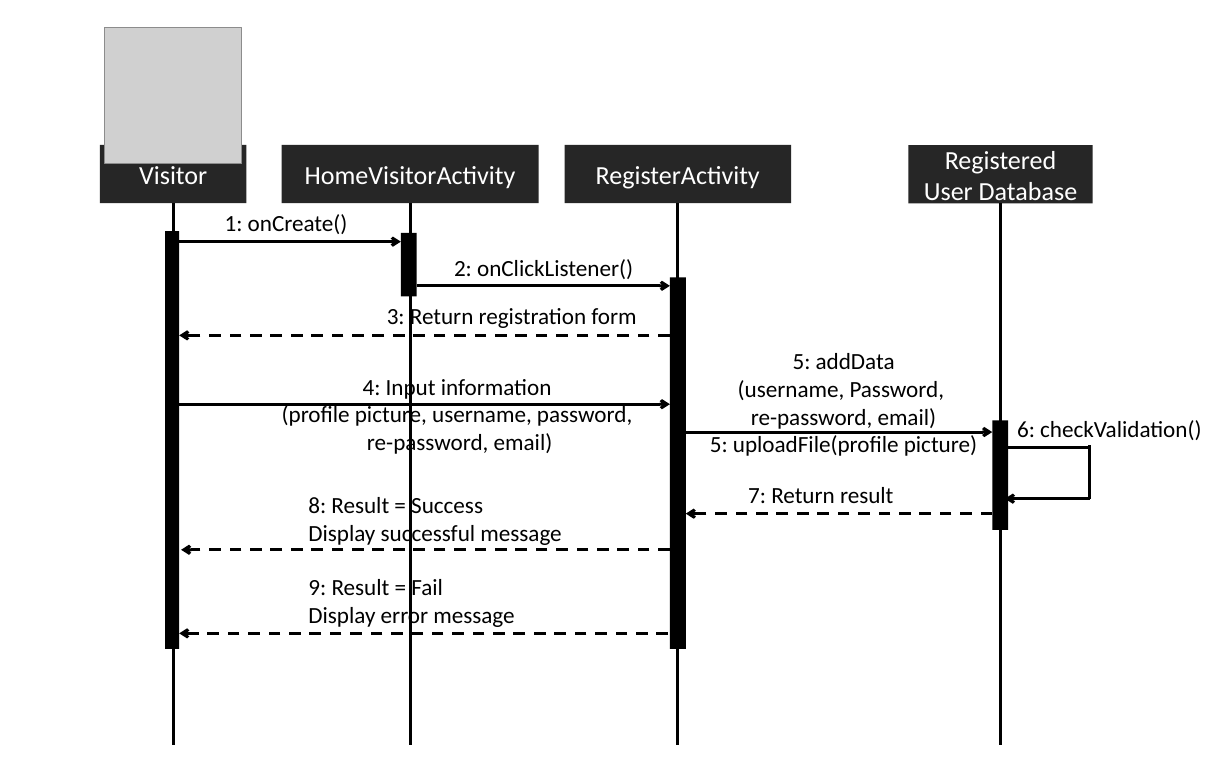
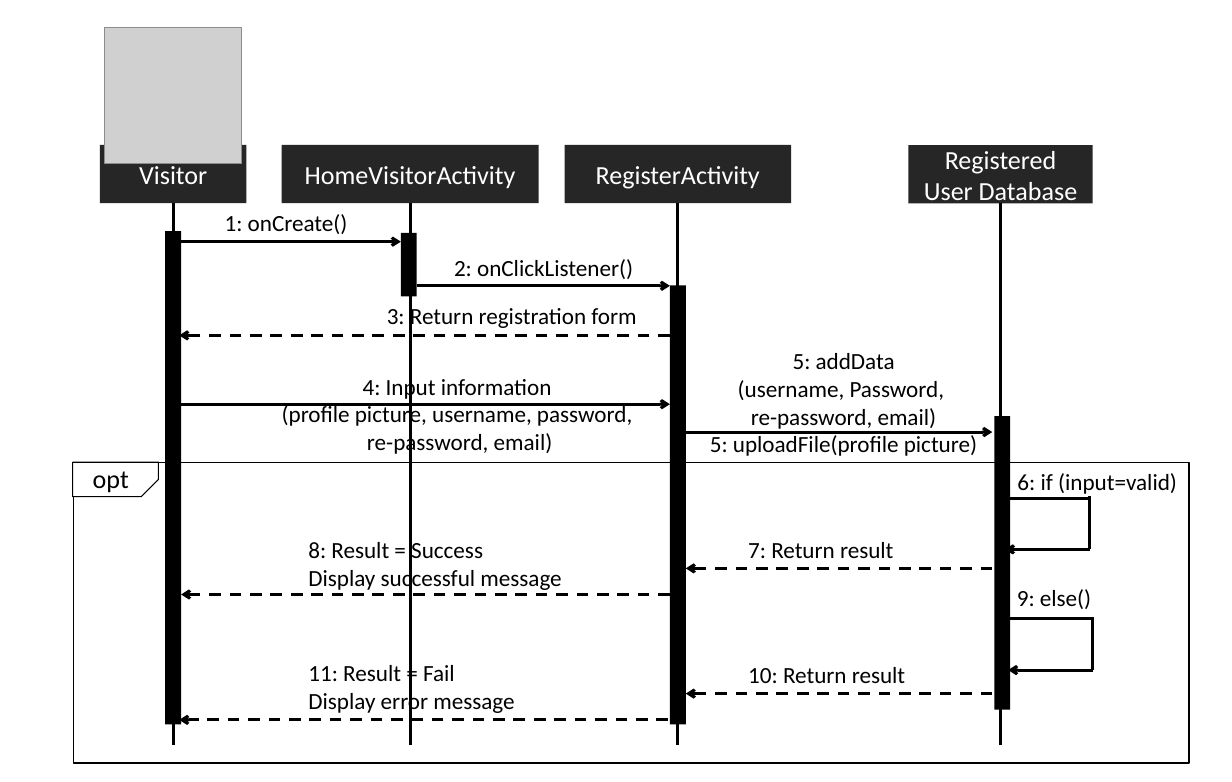
Before and after one commit to asciidaitoon/HanDIYcraft, a slide deck: slide 1 of Design/SQ mobile.pptx. Drawn at 1232x782 pixels with LibreOffice and Linux fonts; fonts in the diff are those of the drawing; grey boxes stand for pictures. Boxes give left, top, right and bottom in pixels: in the first picture for what was removed or moved away, otherwise in the second. Text is boxed around its words. In the diff, an @@ line names an element or a change of style, - is before the commit and + after.

```diff
--- a/Design/SQ mobile.pptx
+++ b/Design/SQ mobile.pptx
@@ rectangle: place and size @@
-rectangle at box(165, 232, 178, 650)
+rectangle at box(165, 232, 180, 725)
@@ rectangle: place and size @@
-rectangle at box(670, 277, 685, 649)
+rectangle at box(670, 286, 685, 725)
@@ rectangle: place and size @@
-rectangle at box(992, 420, 1008, 530)
+rectangle at box(994, 416, 1010, 709)
@@ snip rect added at box(73, 463, 158, 497), fill #FFFFFF, outline #000000 0.75 pt @@
@@ rectangle added at box(74, 462, 1189, 763), outline #000000 1 pt @@
@@ text added at box(93, 471, 129, 493), 18 pt, text #000000 @@
+opt
@@ text at box(1017, 473, 1177, 494): text changed @@
-6: checkValidation()
+6: if (input=valid)
@@ 2 lines, 1 arrow: place and size @@
-2 lines, 1 arrow at box(1005, 445, 1090, 499)
+2 lines, 1 arrow at box(1005, 497, 1090, 550)
@@ text "8: Result = Success": place and size @@
-text "8: Result = Success" at box(308, 494, 561, 547)
+text "8: Result = Success" at box(308, 538, 561, 592)
@@ text "7: Return result": place and size @@
-text "7: Return result" at box(748, 487, 893, 503)
+text "7: Return result" at box(748, 542, 893, 558)
@@ arrow moved from (992, 514) - (685, 514) to (992, 569) - (685, 569) @@
@@ arrow moved from (670, 550) - (182, 550) to (670, 595) - (182, 595) @@
@@ text added at box(1017, 589, 1091, 609), 16 pt, text #000000 @@
+9: else()
@@ line added from (1093, 620) to (1008, 620), #000000 2 pt @@
@@ line added from (1093, 671) to (1093, 618), #000000 2 pt @@
@@ text "11: Result = Fail": place and size @@
-text "11: Result = Fail" at box(308, 575, 514, 629)
+text "11: Result = Fail" at box(308, 665, 514, 716)
@@ text at box(308, 665, 455, 681): text changed @@
-9: Result = Fail
+11: Result = Fail
@@ text added at box(748, 667, 905, 683), 16 pt, text #000000 @@
+10: Return result
@@ arrow added from (1093, 671) to (1008, 671), #000000 2 pt @@
@@ arrow added from (992, 694) to (685, 694), #000000 2 pt dashed @@
@@ arrow moved from (668, 633) - (179, 633) to (668, 720) - (179, 720) @@
```
Also in this commit, not shown: 6 other slides changed, 30 other files.
